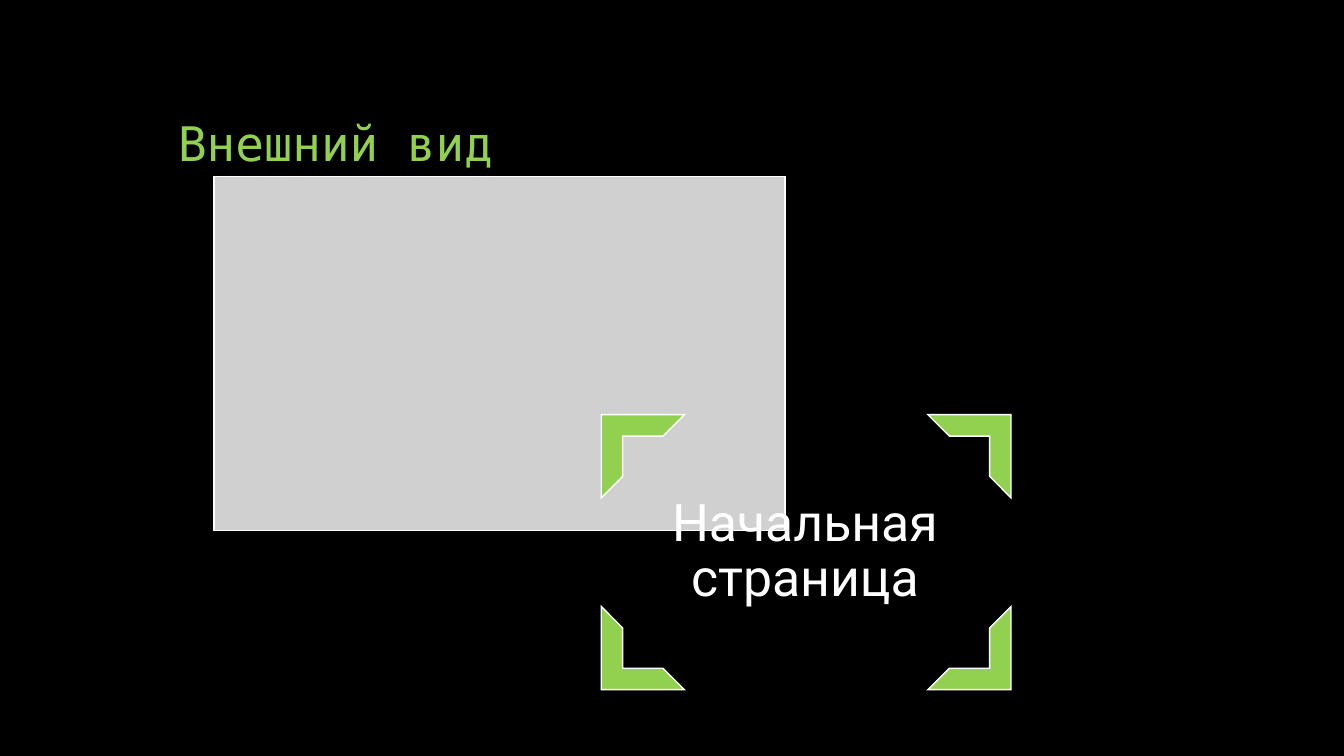
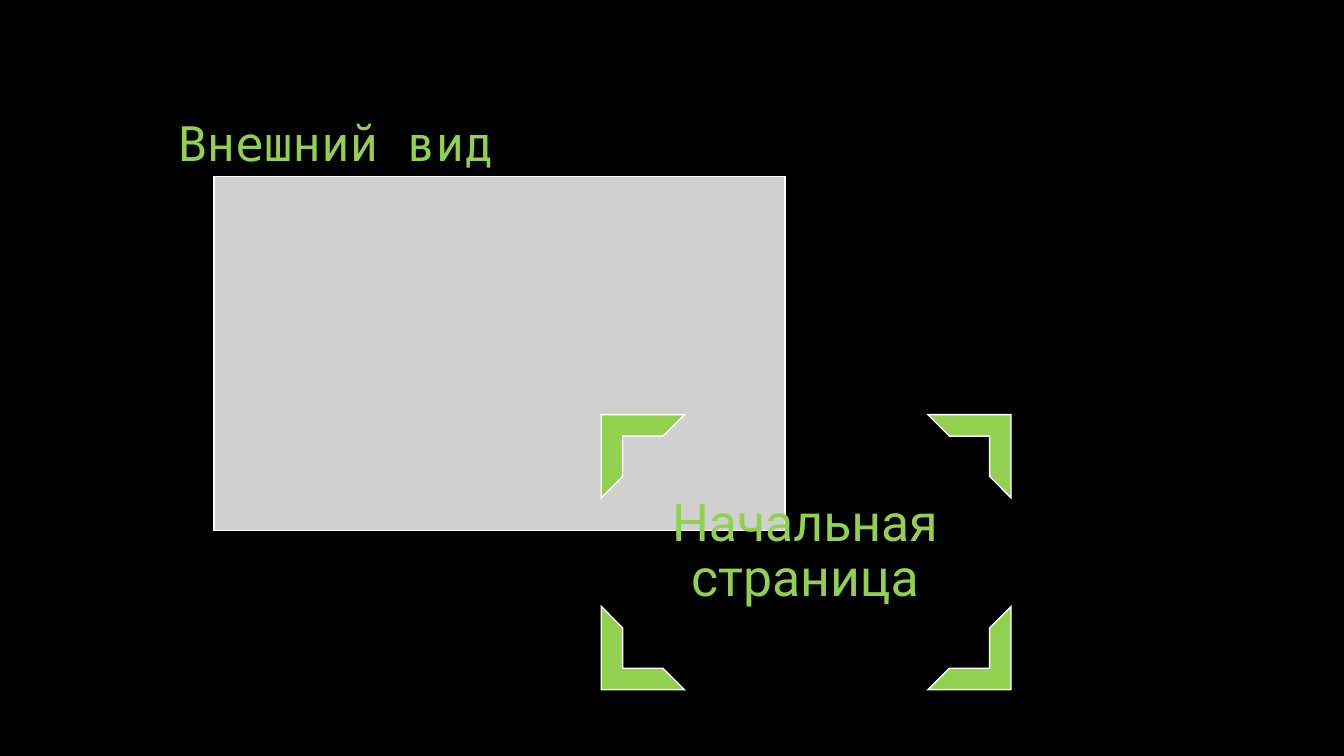
Before and after one commit to SvetlanaDobruninskaya/html3, a slide deck: slide 5 of Booker.pptx. Drawn at 1344x756 pixels with LibreOffice and Linux fonts; fonts in the diff are those of the drawing; grey boxes stand for pictures. Boxes give left, top, right and bottom in pixels: in the first picture for what was removed or moved away, otherwise in the second. Text is boxed around its words. In the diff, an @@ line names an element or a change of style, - is before the commit and + after.

```diff
--- a/Booker.pptx
+++ b/Booker.pptx
@@ text "Начальная страница" at [672, 493, 938, 607]: text colour #FFFFFF to #92D050 @@
```
Also in this commit, not shown: 3 other slides changed.
